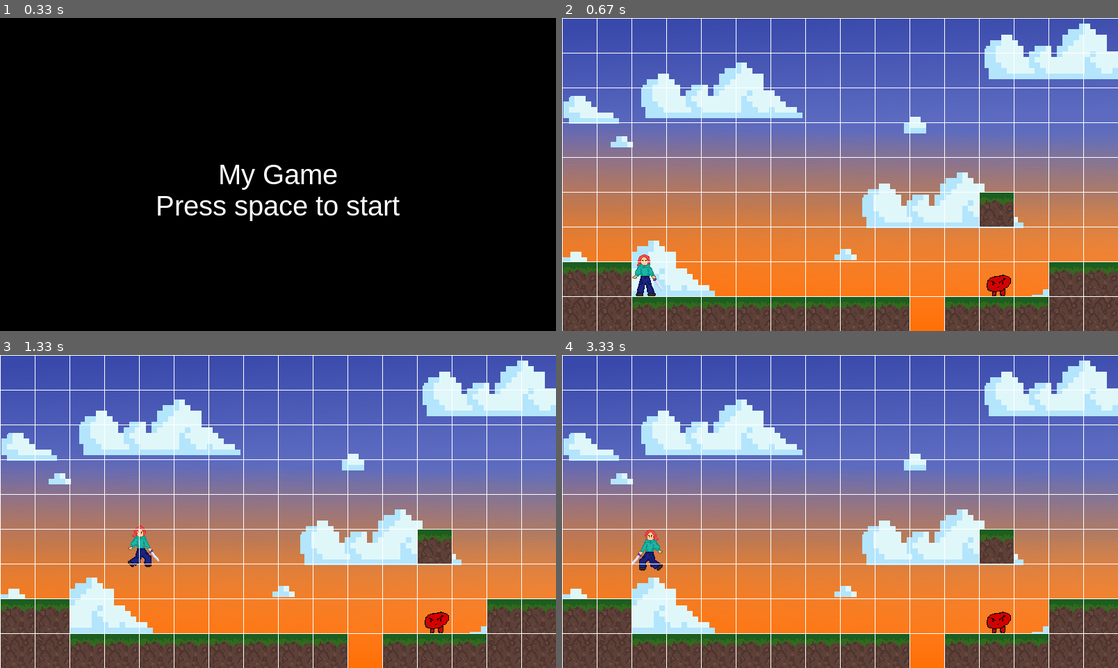
Above: before the commit, frames 1-4 (two rows, left to right).
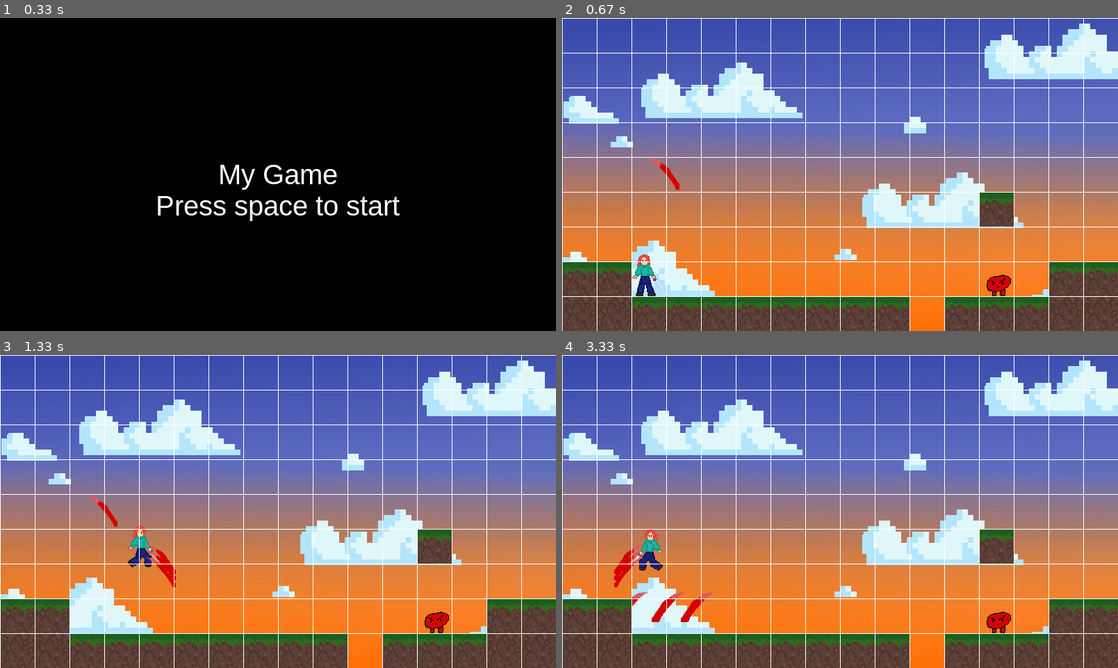
Above: after the commit, the same moments.

Repository: chadzinska/pygame_1
Game: pygame game, started from main.py
The game is run twice, just before and just after one commit, with the same random seed, the same clock (stepped at 60 frames per second) and the same inputs.
Inputs:
- Up to frame 1 (0.33 s): no input
- Up to frame 2 (0.67 s): tap Space at 0.33 s
- Up to frame 3 (1.33 s): hold Right 0.67-1.13 s; hold Up from 1.17 s (still down); tap Space at 1.23 s
- Up to frame 4 (3.33 s): release Up at 1.47 s; hold Right 1.5-1.97 s; tap Space at 1.57, 1.87, 2.07, 2.37, 2.63, 2.93, 3.07 s; hold Left 2-2.53 s; hold Left 2.57-2.97 s; hold Up from 3 s (still down)

Frame 1 is identical in both runs. In frame 2, 0.1% of the frame differs, in the area x 15-22%, y 44-55%; in frame 3, 0.3%; in frame 4, 0.6%, in the area x 9-28%, y 60-86%.

Commit message:
Progress on attack, minor cleanup

Diff:
--- a/main.py
+++ b/main.py
@@ -23,7 +23,7 @@
 
 # define size variables
 tile_size = 50
-# player_size = (height, width)
+player_size = (45, 60)
 
 def draw_grid():
 	for line in range(0, 20):
@@ -33,7 +33,7 @@
 
 class World():
     def __init__(self, data):
-        self.tile_list = [] # List containing all the terrain information for the level
+        self.tile_list = [] # List containing all the terrain and its co-ordinates for the level
 
         row_count = 0
         for row in data:
@@ -100,7 +100,7 @@
         # loop below loads in images for animation
         for i in range(1, 4):
             img_right = pygame.image.load(f"images/guy{i}.png").convert()
-            img_right = pygame.transform.scale(img_right, (45, 60))
+            img_right = pygame.transform.scale(img_right, player_size) # Scale the image of the player to the size defined above
             img_left = pygame.transform.flip(img_right, True, False)
             img_right.set_colorkey((0, 0, 0), pygame.RLEACCEL) # makes the background of the player image transparent. RLEACCEL flag optimises this on lower-performing hardware (https://www.pygame.org/docs/ref/surface.html)
             img_left.set_colorkey((0, 0, 0), pygame.RLEACCEL)
@@ -139,8 +139,7 @@
             self.direction = 1
 
         if pressed_keys[K_SPACE]:
-            attack = Attack(player.rect.x, player.rect.y)
-            all_sprites.add(attack)
+            attack = Attack(player.rect.x, player.rect.y, player.direction)
 
         if not pressed_keys[K_RIGHT] and not pressed_keys[K_LEFT] and not pressed_keys[K_UP]:
             # if not moving sets animation frame to 0
@@ -201,21 +200,34 @@
 
 class Attack(pygame.sprite.Sprite):
 
-    def __init__(self, x, y):
+    def __init__(self, x, y, direction):
         super(Attack, self).__init__()
-        self.image = pygame.image.load("images/attack.png").convert_alpha() #self.surf has to be self.image instead for draw function to work
+        self.direction = direction
+        all_sprites.add(self)
+        self.timetolive = 60 # how long the attack will exist before disappearing
+        self.timealive = 0
+        # Make the attack face the same way as the player
+        if self.direction == 1:
+            self.image = pygame.image.load("images/attack.png").convert_alpha() #self.surf has to be self.image instead for draw function to work
+            self.rect = self.image.get_rect()
+            self.rect.x = x + 25 # Makes the attack go in front of the player, instead of overlapping
+        else:
+            self.image = pygame.transform.flip(pygame.image.load("images/attack.png").convert_alpha(), True, False)
+            self.rect = self.image.get_rect()
+            self.rect.x = x - 25
         self.image.set_colorkey((0,0,0,0), pygame.RLEACCEL)
-        self.rect = self.image.get_rect()
-        self.rect.x = x
         self.rect.y = y
 
     def update(self):
-        self.collide()
-        # wait some time
-            # self.kill()
+        self.timealive += 1
+        if self.timealive < self.timetolive:
+            screen.blit(self.image, (self.rect.x, self.rect.y))
+        else:
+            all_sprites.remove(self)
 
     def collide(self):
-        pygame.sprite.spritecollide(self, all_sprites, True)
+        pass
+        #pygame.sprite.spritecollide(self, all_sprites, True) # if the attack
 
 class StartMenu():
     def __init__(self):
@@ -239,7 +251,7 @@
 
 player = Player(100, 200)
 
-all_sprites = pygame.sprite.Group()
+all_sprites = pygame.sprite.Group() # A container class to hold and manage multiple Sprite objects. https://www.pygame.org/docs/ref/sprite.html#pygame.sprite.Group
 
 world = World(world_data)
 
@@ -284,8 +296,6 @@
     if game_state == 'game':
         screen.blit(pygame.transform.scale(background_image, (SCREEN_WIDTH, SCREEN_HEIGHT)), (0, 0))
 
-        all_sprites.draw(screen)
-
         for event in pygame.event.get():
 
             if event.type == KEYDOWN:
@@ -303,6 +313,8 @@
 
         screen.blit(player.surf, player.rect)
 
+        all_sprites.draw(screen)
+
         world.draw()
 
         draw_grid()
